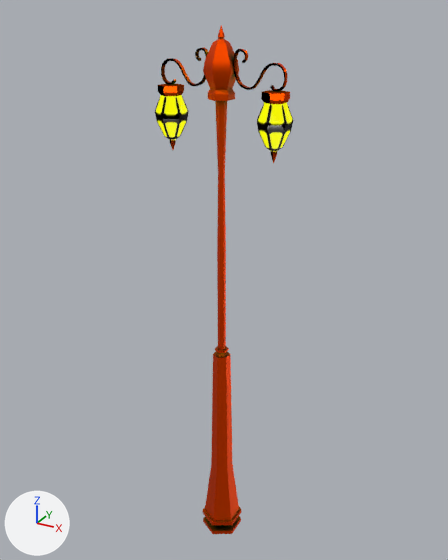
The glTF model public/models/lightpost.glb: old version first, new version second.
One viewpoint serves both versions: a camera (50 mm lens) standing at (12.2, -22.0, 25.0) and looking at (-0.2, 0.6, 13.7). Arrows for +X, +Y and +Z are at lower left; the lights stay in place. Where no turn or scale is listed for an object, it has been applied to the vertices.

In view in the first picture: 'defaultMaterial', 'defaultMaterial.001', 'defaultMaterial.002'.
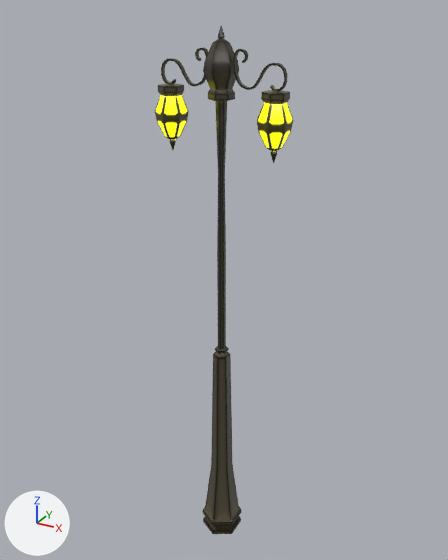
Where the newer file only moved an object's origin or applied its transform, the numbers keep the older frame.

The change, as JSON lines over the scene's bpy script:
```json
{"op": "set", "path": "img_image_3", "old": "load_image('Image_3', '_unpacked/Image_3', 1024, 1024, 'Non-Color')", "new": "load_image('Image_3', '_unpacked/Image_3', 1024, 1024, 'sRGB')"}
{"op": "set", "path": "img_image_4", "old": "load_image('Image_4', '_unpacked/Image_4', 1024, 1024, 'sRGB')", "new": "load_image('Image_4', '_unpacked/Image_4', 1024, 1024, 'Non-Color')"}
{"op": "set", "path": "img_image_6", "old": "load_image('Image_6', '_unpacked/Image_6', 1024, 1024, 'Non-Color')", "new": "load_image('Image_6', '_unpacked/Image_6', 1024, 1024, 'sRGB')"}
{"op": "set", "path": "img_image_7", "old": "load_image('Image_7', '_unpacked/Image_7', 1024, 1024, 'sRGB')", "new": "load_image('Image_7', '_unpacked/Image_7', 1024, 1024, 'Non-Color')"}
{"op": "remove", "block": "mat_lambert4sg", "code": "n6 = _N.new('ShaderNodeNormalMap'); n6.name = 'Normal Map'"}
{"op": "remove", "block": "mat_lambert4sg", "code": "n6.uv_map = 'UVMap'"}
{"op": "remove", "block": "mat_lambert4sg", "code": "n7 = _N.new('ShaderNodeTexImage'); n7.name = 'Image Texture.003'"}
{"op": "remove", "block": "mat_lambert4sg", "code": "n7.image = img_image_3"}
{"block": "mat_lambert4sg", "where": "n0 = _N.new('ShaderNodeBsdfPrincipled'); n0.name = 'Principled BSDF'"}
{"op": "remove", "block": "mat_lambert4sg", "code": "_L.new(n6.outputs[0], n0.inputs[5])  # 'Normal' to 'Normal'"}
{"op": "remove", "block": "mat_lambert4sg", "code": "_L.new(n7.outputs[0], n6.inputs[1])  # 'Color' to 'Color'"}
{"block": "mat_lambert3sg", "where": "n2 = _N.new('ShaderNodeTexImage'); n2.name = 'Image Texture'"}
{"op": "set", "path": "n2.image", "old": "img_image_4", "new": "img_image_3"}
{"block": "mat_lambert3sg", "where": "n4 = _N.new('ShaderNodeTexImage'); n4.name = 'Image Texture.001'"}
{"op": "set", "path": "n4.image", "old": "img_image_5", "new": "img_image_4"}
{"block": "mat_lambert3sg", "where": "n6 = _N.new('ShaderNodeTexImage'); n6.name = 'Image Texture.002'"}
{"op": "set", "path": "n6.image", "old": "img_image_6", "new": "img_image_5"}
{"block": "mat_lambert2sg", "where": "n2 = _N.new('ShaderNodeTexImage'); n2.name = 'Image Texture'"}
{"op": "set", "path": "n2.image", "old": "img_image_7", "new": "img_image_6"}
{"block": "mat_lambert2sg", "where": "n4 = _N.new('ShaderNodeTexImage'); n4.name = 'Image Texture.001'"}
{"op": "set", "path": "n4.image", "old": "img_image_8", "new": "img_image_7"}
{"block": "mat_lambert2sg", "where": "n6 = _N.new('ShaderNodeTexImage'); n6.name = 'Image Texture.002'"}
{"op": "set", "path": "n6.image", "old": "img_image_9", "new": "img_image_8"}
```

Where the change shows, as pixel boxes [x1, y1, x2, y2] in the pictures (448 x 560 px):
```json
{"object": "defaultMaterial.002", "change": "surface changed", "before": [203, 25, 241, 534], "after": [203, 25, 241, 534]}
{"object": "defaultMaterial", "change": "surface changed", "before": [155, 95, 293, 152], "after": [155, 95, 293, 152]}
{"object": "defaultMaterial.001", "change": "surface changed", "before": [158, 47, 290, 163], "after": [158, 47, 290, 163]}
```
